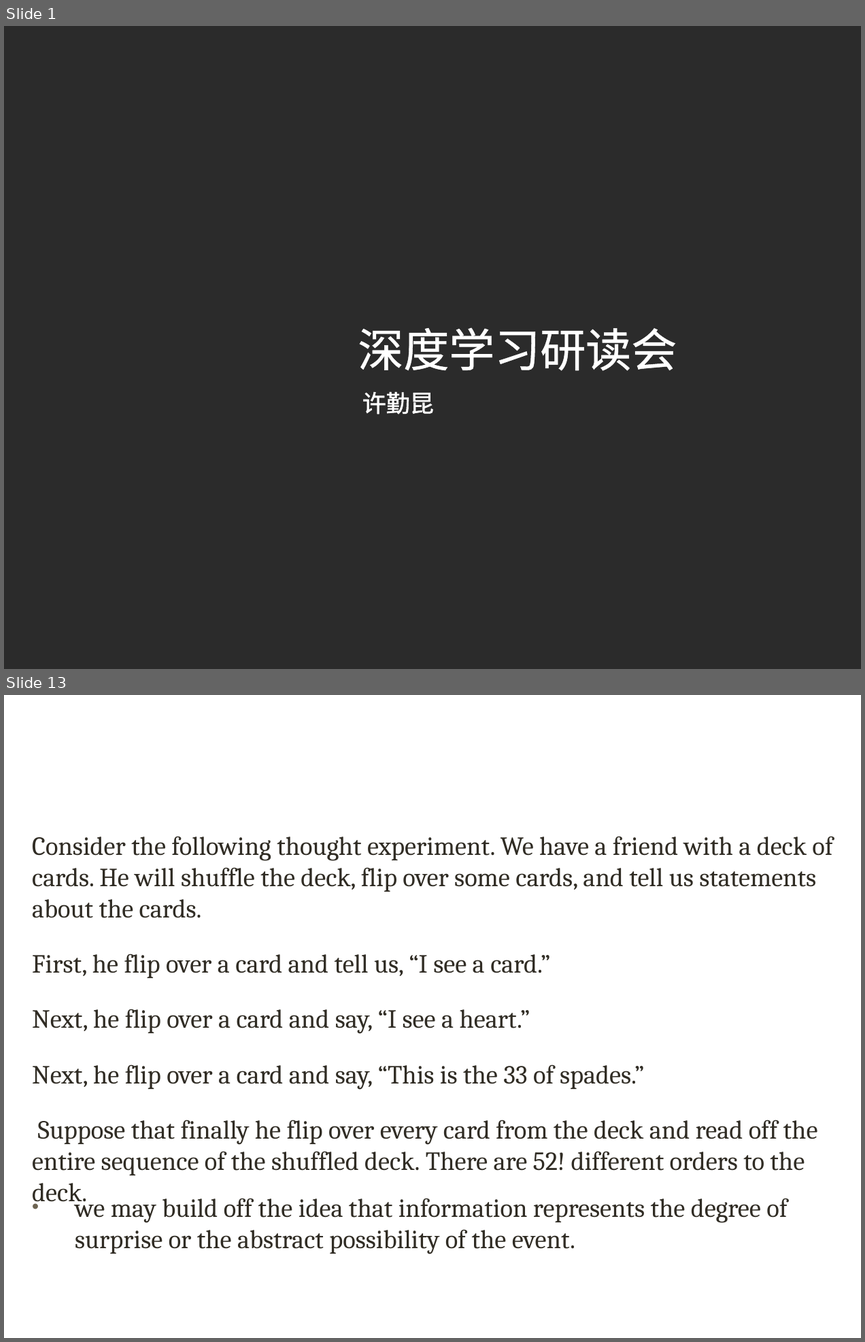
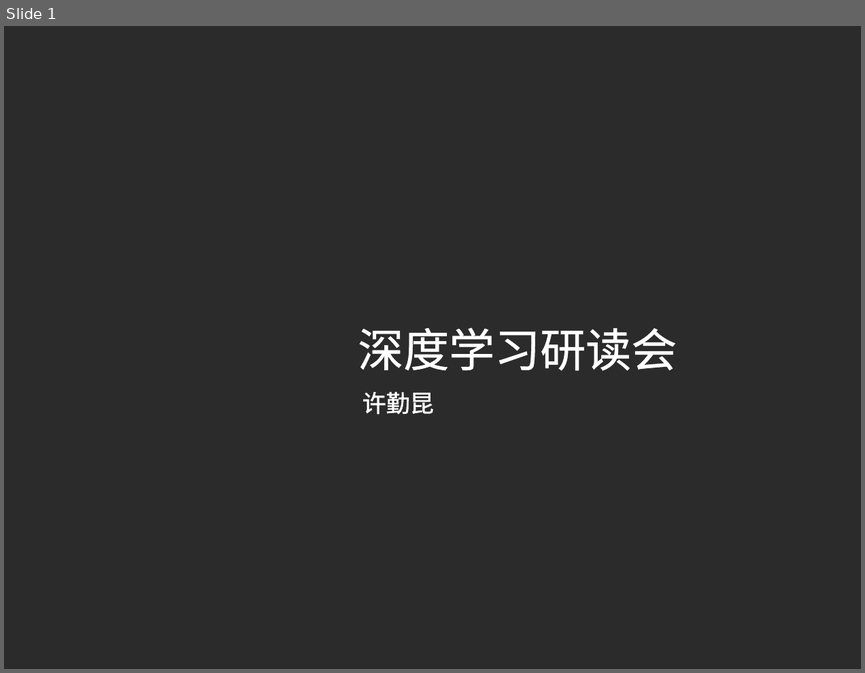
Before and after one commit to xuqinkun/Report, a slide deck: Deep Learning-3.12-3.14.pptx. Shown one above the other, each under a label of ours: slides 1 and 13 before the commit, slide 1 after it; the slides between them are not shown. The pictures are 865x1342 and 865x673 pixels, drawn with LibreOffice and Linux fonts; fonts in the diff are those of the drawing; background and template pictures are left out; a plain dark background stands for a picture behind light text. Boxes give left, top, right and bottom in pixels: in the first picture for what was removed or moved away, otherwise in the second. Text is boxed around its words. In the diff, an @@ line names an element or a change of style, - is before the commit and + after.

```diff
--- a/Deep Learning-3.12-3.14.pptx
+++ b/Deep Learning-3.12-3.14.pptx
@@ slide 13 removed at bbox=[4, 695, 861, 1338], background picture (left out) @@
@@ title removed at bbox=[47, 745, 801, 816] @@
-2.1 Information
@@ text removed at bbox=[32, 836, 832, 1175] @@
-Consider the following thought experiment. We have a friend with a deck of cards. He will shuffle the deck, flip over some cards, and tell us statements about the cards.
-First, he flip over a card and tell us, “I see a card.”
-Next, he flip over a card and say, “I see a heart.”
-Next, he flip over a card and say, “This is the 33 of spades.”
-Suppose that finally he flip over every card from the deck and read off the entire sequence of the shuffled deck. There are 52! different orders to the deck.
@@ text removed at bbox=[75, 1193, 787, 1254] @@
-• we may build off the idea that information represents the degree of surprise or the abstract possibility of the event.
```
Also in this commit, not shown: 11 slides changed, 12 slides added, 10 other slides removed.
